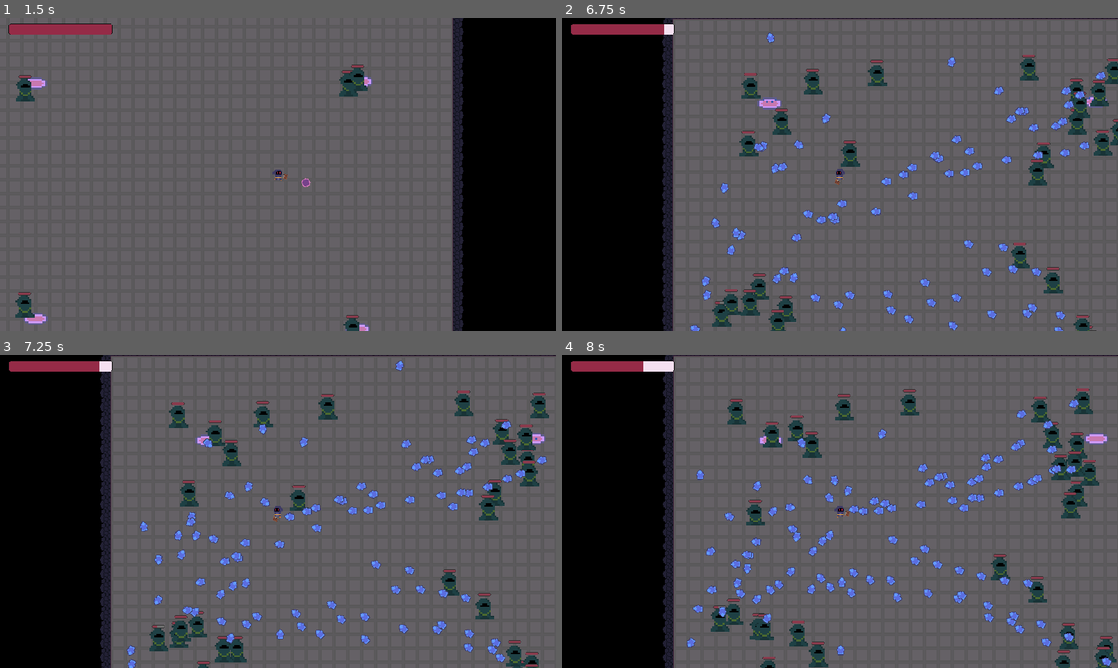
Above: before the commit, frames 1-4 (two rows, left to right).
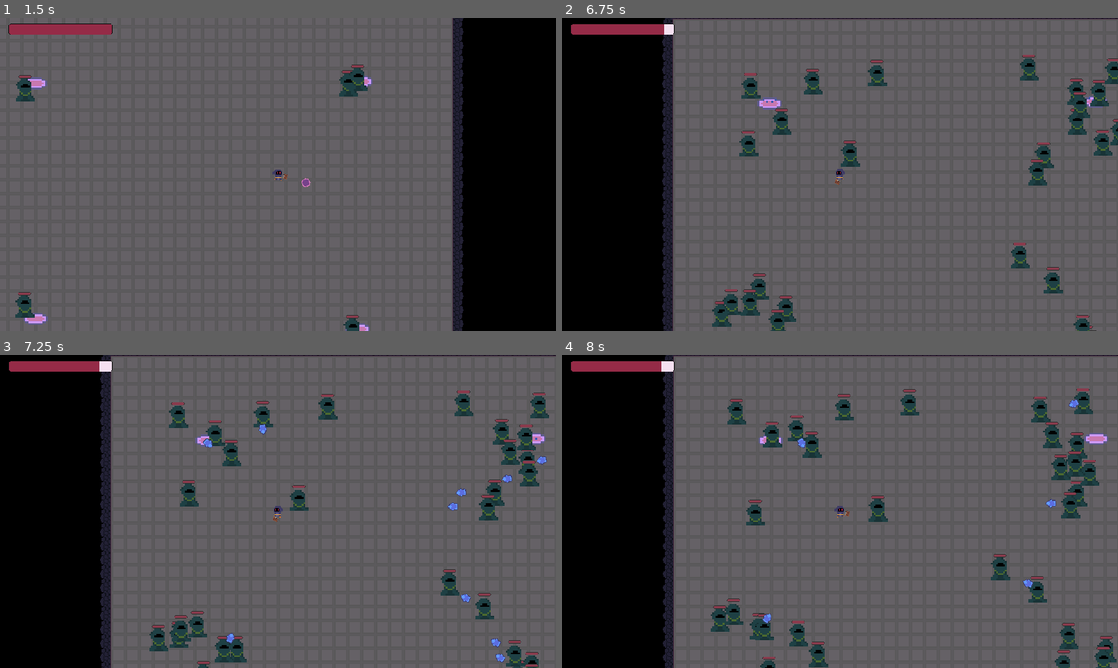
Above: after the commit, the same moments.

Repository: Arssin/Bullet_Hell_Jam
Game: Godot game, scene res://scenes/Level2.tscn
Two runs of this game, one before a commit and one after it. Both use one fixed random seed, a clock stepped at 60 frames per second and the inputs below. This scene is started directly instead of the project's main scene.
Inputs (mouse positions are in pixels of both pictures, inside the frame that each line leads up to):
- Up to frame 1 (1.5 s): move the mouse to (250, 237) at 0.52 s; hold W (move_up) from 0.53 s (still down); tap E (player_action) at 0.6 s; move the mouse to (444, 221) at 1.27 s; click (444, 221) at 1.35 s
- Up to frame 2 (6.75 s): tap E (player_action) at 1.55, 2.3, 2.85, 3.6, 4.55, 5.3, 5.85, 6.6 s; move the mouse to (673, 127) at 2.02 s; release W (move_up) at 2.03 s; hold Left (move_left) 2.03-3.53 s; tap Space (dash) at 2.1, 5.1 s; move the mouse to (867, 174) at 2.77 s; move the mouse to (756, 96) at 3.52 s; hold S (move_down) 3.53-4.28 s; move the mouse to (962, 158) at 4.27 s; hold D (move_right) 4.28-5.03 s; click (962, 158) at 4.35 s; move the mouse to (728, 190) at 5.02 s; hold W (move_up) 5.03-5.78 s; move the mouse to (895, 105) at 5.77 s; hold D (move_right) from 5.78 s (still down); move the mouse to (812, 237) at 6.52 s
- Up to frame 3 (7.25 s): keep holding D (move_right)
- Up to frame 4 (8 s): keep holding D (move_right); move the mouse to (1006, 558) at 7.27 s; click (1006, 558) at 7.35 s; tap E (player_action) at 7.55 s

Frame 1 is identical in both runs. In frame 2, 2.6% of the frame differs, in the area x 23-98%, y 4-100%; in frame 3, 2.8%; in frame 4, 3.6%, in the area x 14-99%, y 2-100%.
Error after the commit: Invalid access to property or key '2' on a base object of type 'Dictionary'. (res://addons/BulletUpHell/BuHSpawner.gd:406)

Commit message:
end of doors

Diff:
--- a/scripts/doors.gd
+++ b/scripts/doors.gd
@@ -29,10 +29,9 @@
 		Randomizer.create_positive_bonus(my_random_number_positive)
 		Randomizer.create_negative_bonus(my_random_number_negative)
 		var lvlName = get_parent().get_parent().name
-		#TODO
-		#var lastChar = lvlName[4]
-		#print(lastChar)
-		#GlobalManager.load_level("Level" + str(lastChar + 1))
+		var lastChar = int(lvlName.substr(5, 1))
+
+		GlobalManager.load_level("Level" + str(lastChar + 1))
 	#
 
 
